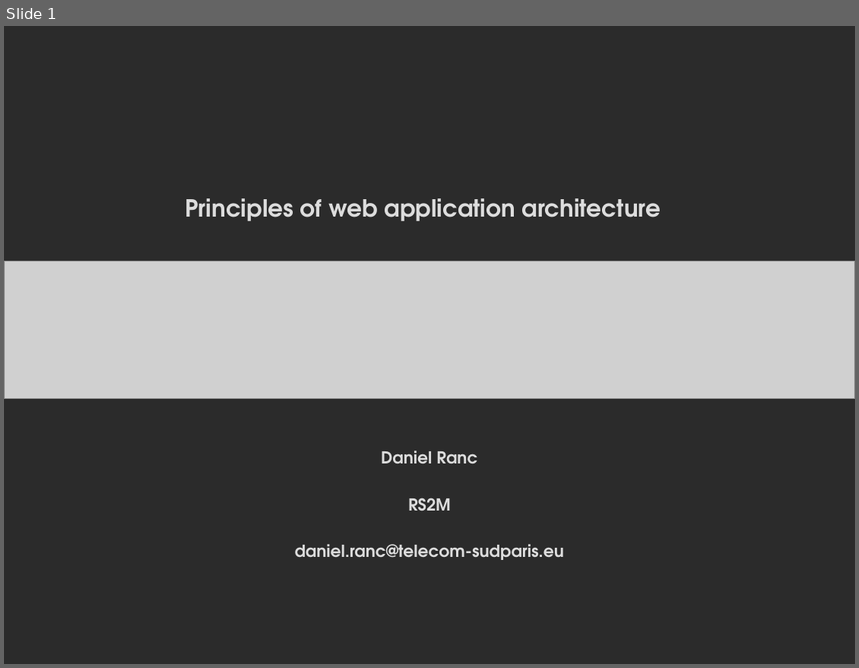
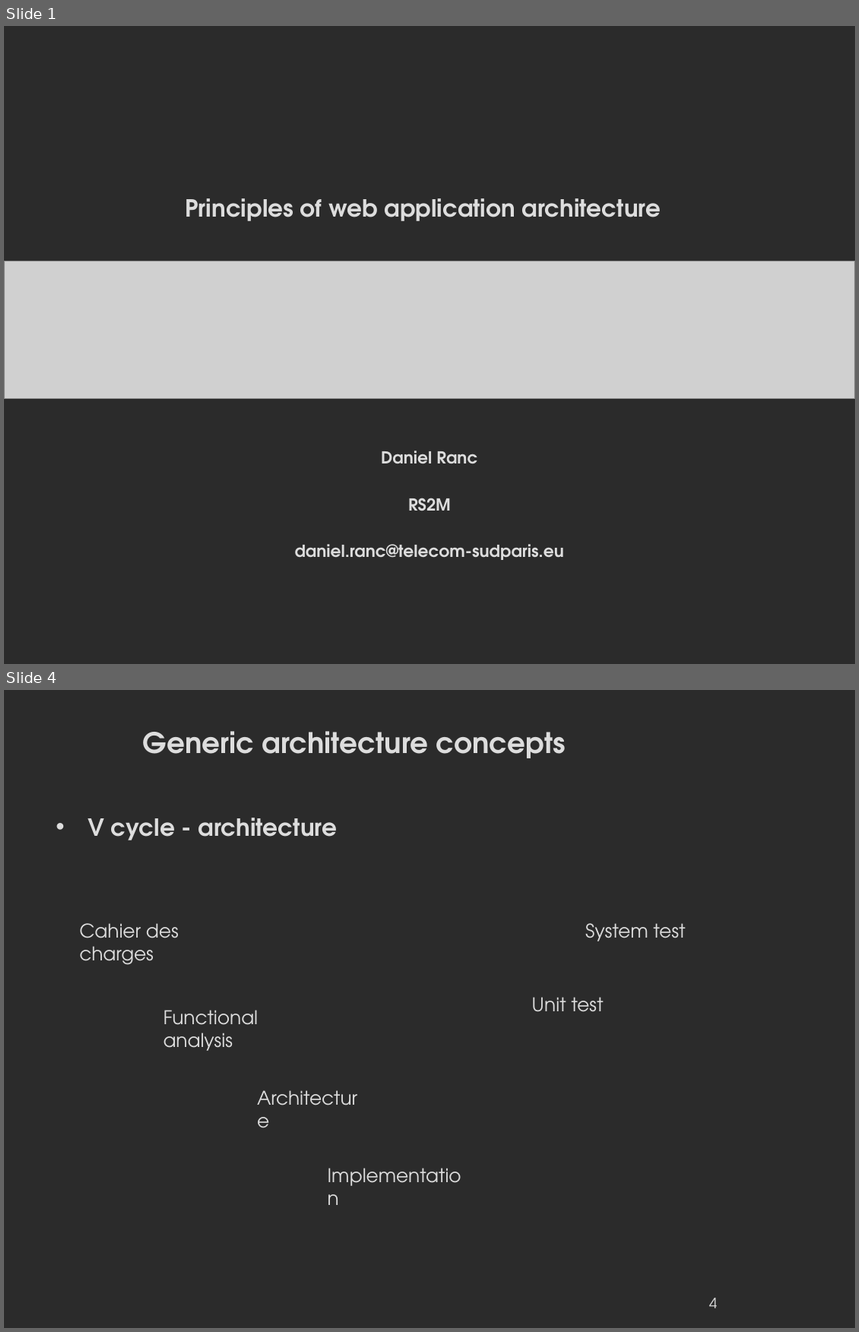
Before and after one commit to danielausparis/arch, a slide deck: archi-web.odp. Shown one above the other, each under a label of ours: slide 1 before the commit, slides 1 and 4 after it; the slides between them are not shown. The pictures are 859x668 and 859x1332 pixels, drawn with LibreOffice and Linux fonts; fonts in the diff are those of the drawing; grey boxes stand for pictures; background and template pictures are left out; a plain dark background stands for a picture behind light text. Boxes give left, top, right and bottom in pixels: in the first picture for what was removed or moved away, otherwise in the second. Text is boxed around its words. In the diff, an @@ line names an element or a change of style, - is before the commit and + after.

```diff
--- a/archi-web.odp
+++ b/archi-web.odp
@@ slide 4 added at box(4, 690, 855, 1328), background picture (left out) @@
@@ title added at box(143, 731, 566, 758), 24 pt, text #DDDDDD, bold @@
+Generic architecture concepts
@@ text added at box(88, 818, 337, 840), 20 pt, text #DDDDDD, bold @@
+• V cycle - architecture
@@ text added at box(79, 923, 179, 965), 16 pt, text #DDDDDD @@
+Cahier des charges
@@ text added at box(585, 923, 686, 942), 16 pt, text #DDDDDD @@
+System test
@@ text added at box(532, 997, 604, 1012), 16 pt, text #DDDDDD @@
+Unit test
@@ text added at box(164, 1010, 259, 1051), 16 pt, text #DDDDDD @@
+Functional analysis
@@ text added at box(249, 1082, 375, 1114), 16 pt, text #DDDDDD @@
+Architecture
@@ text added at box(319, 1160, 479, 1192), 16 pt, text #DDDDDD @@
+Implementation
@@ page number added at box(709, 1298, 717, 1309), 12 pt, text #DDDDDD @@
+4
```
Also in this commit, not shown: 1 slide changed, 13 other slides added, 1 slide removed.
